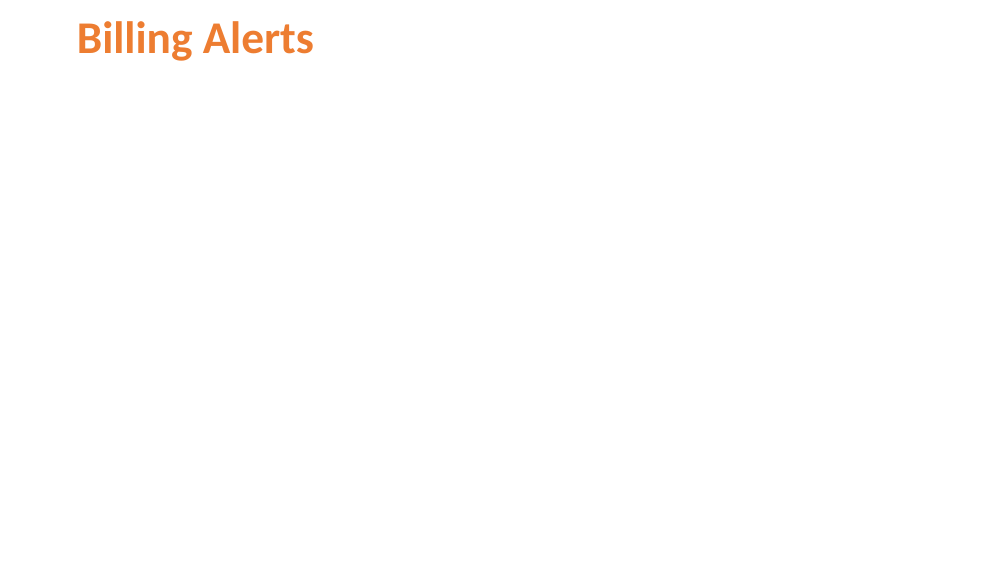
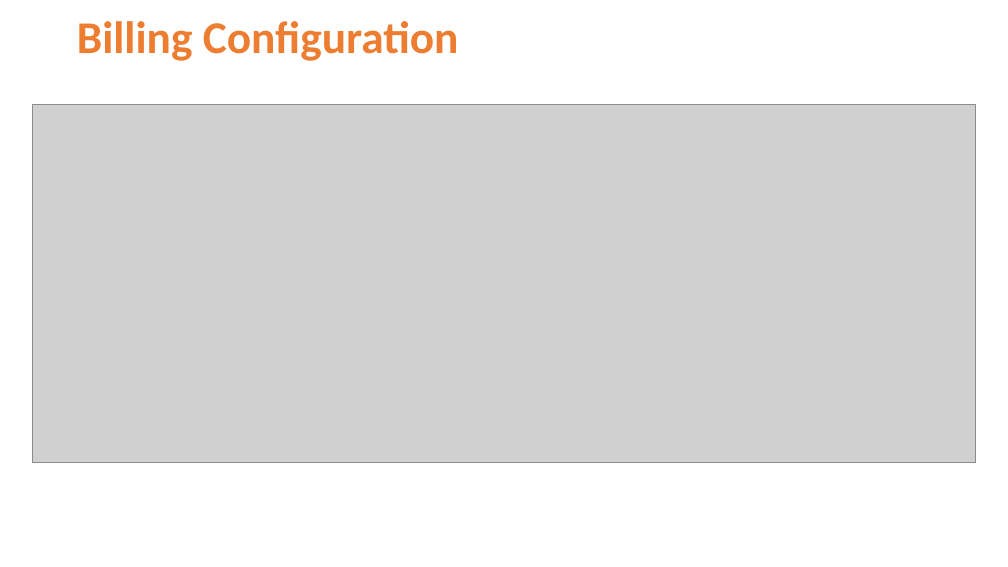
Before and after one commit to Jucer74/ArchitectureMaster, a slide deck: slide 14 of Classes/02-Acounts/ArchitectureMaster-02-Accounts.pptx. Drawn at 1008x567 pixels with LibreOffice and Linux fonts; fonts in the diff are those of the drawing; grey boxes stand for pictures; background and template pictures are left out. Boxes give left, top, right and bottom in pixels: in the first picture for what was removed or moved away, otherwise in the second. Text is boxed around its words. In the diff, an @@ line names an element or a change of style, - is before the commit and + after.

```diff
--- a/Classes/02-Acounts/ArchitectureMaster-02-Accounts.pptx
+++ b/Classes/02-Acounts/ArchitectureMaster-02-Accounts.pptx
@@ title at bbox=[77, 21, 459, 61]: text changed @@
-Billing Alerts
+Billing Configuration
@@ picture added at bbox=[33, 104, 975, 463] @@
```
Also in this commit, not shown: 1 other slide changed, 14 slides added.
